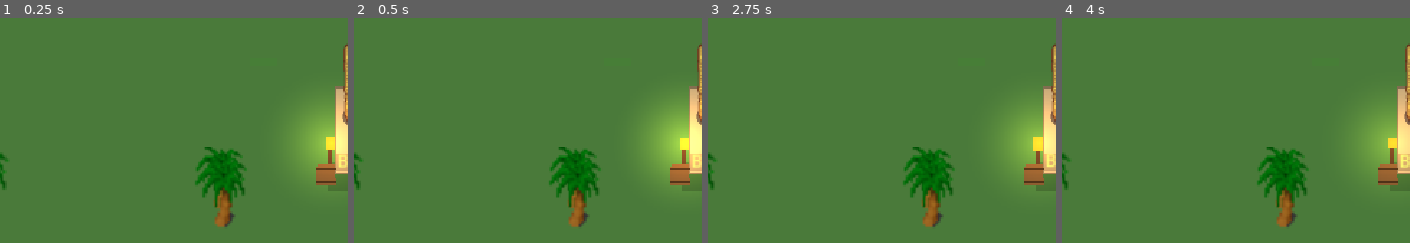
Above: before the commit, frames 1-4 (left to right).
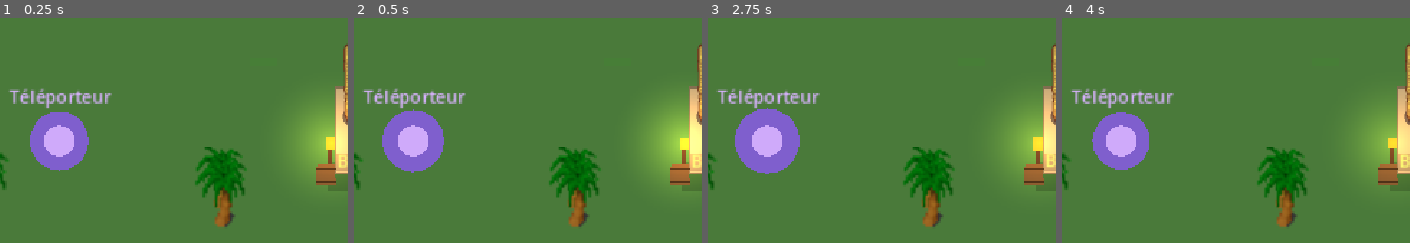
Above: after the commit, the same moments.

Repository: saintstrif13001/riendupout
Game: Godot game, scene res://scenes/World.tscn
The game is run twice, just before and just after one commit, with the same random seed, the same clock (stepped at 60 frames per second) and the same inputs. This scene is started directly instead of the project's main scene.
Inputs (mouse positions are % of the whole screen's width and height, from its top left):
- Up to frame 1 (0.25 s): no input
- Up to frame 2 (0.5 s): no input
- Up to frame 3 (2.75 s): tap Enter at 0.5 s; move the mouse to (68, 45) at 0.52 s; hold D 0.53-1.25 s; tap F at 0.6, 2.3 s; click (68, 45) at 0.67 s; tap Space at 0.77 s; drag from (20, 55) to (37, 70) at 1.27 s; move the mouse to (54, 28) at 2.02 s; hold D from 2.03 s (still down); tap I at 2.1 s; click (54, 28) at 2.17 s
- Up to frame 4 (4 s): release D at 2.75 s; drag from (37, 70) to (8, 35) at 2.77 s; tap Space at 3.5, 3.77 s; move the mouse to (77, 65) at 3.52 s; hold A from 3.53 s (still down); tap O at 3.6 s; click (77, 65) at 3.67 s; tap F at 3.8 s
The pictures show only the part of the screen within x 9-59%, y 45-95%; the shares and areas given below are measured in that part.

The runs differ from the first frame. In frame 1, 4.6% of the frame differs, in the area x 2-33%, y 31-68%; in frame 2, 5.0%; in frame 3, 5.4%, in the area x 2-33%, y 31-70%; in frame 4, 4.4%.
Error in both runs: Invalid access to property or key 'race' on a base object of type 'Dictionary'. (res://scripts/game_state.gd:64)

Commit message:
Ajoute des teleporteurs visibles dans le monde + zoom camera a la molette
Suite au retour direct de l'utilisateur :

- Le voyage rapide n'existait que via un menu abstrait (touche M), sans
  aucun repere visible dans le monde. Ajoute un vrai portail interactif
  par zone (anneau lumineux pulsant, façon "Zaap" Dofus/Wakfu) : s'en
  approcher et appuyer sur F ouvre le meme menu de voyage que la touche M.

- Le zoom de la camera etait totalement fige (1.6 code en dur, aucune
  entree geree). La molette de souris zoome/dezoome maintenant entre
  0.9 et 2.6, avec la meme camera que celle deja utilisee pour le
  smoothing de position.

Tests ajoutes : test_teleporter (un portail par zone, detecte comme
interactible a proximite, F ouvre bien le menu de voyage), test_camera_zoom
(molette haut/bas change le zoom dans le bon sens, bornes min/max
respectees). Regression clean (combat, collision des maisons, economie
villageoise, integrite des donnees).

Diff:
--- a/scripts/tools/capture.gd
+++ b/scripts/tools/capture.gd
@@ -196,6 +196,10 @@
 			hud_o.options_overlay.visible = true
 		elif test_mode == "test_char_customization":
 			_run_char_customization_test()
+		elif test_mode == "test_teleporter":
+			_run_teleporter_test()
+		elif test_mode == "test_camera_zoom":
+			_run_camera_zoom_test()
 		elif test_mode == "test_quit_to_menu":
 			_run_quit_to_menu_test()
 		elif test_mode == "show_player_hit_flash":
@@ -1873,6 +1877,62 @@
 	print("TEST_RESULT all_ok=%s hair_color_persisted=%s default_hair_color_unchanged=%s hair_applied_on_setup=%s hair_applied_on_respawn=%s"
 		% [all_ok, hair_color_persisted, default_hair_color_unchanged, hair_applied_on_setup, hair_applied_on_respawn])
 
+func _run_teleporter_test() -> void:
+	print("TEST_START:teleporter")
+	# Le voyage rapide n'existait que via un menu abstrait (touche M), sans
+	# aucun repère visible dans le monde. Vérifie qu'un portail existe par
+	# zone, qu'il est bien détecté comme interactible (near_target) une fois
+	# le joueur à proximité, et que F ouvre le même menu de voyage que M.
+	var data = root.get_node("/root/Data")
+	var one_per_zone = inst.teleporter_nodes.size() == data.ZONES.size()
+
+	var tp = inst.teleporter_nodes[0]
+	inst.player.global_position = Vector2(tp.x, tp.y)
+	inst.update_near_interactable()
+	var detected_as_nearest = inst.near_target != null and inst.near_target.type == "teleporter"
+
+	var hud = inst.get_node("Hud")
+	hud.travel_overlay.visible = false
+	inst.try_interact()
+	var opens_travel_menu = hud.travel_overlay.visible == true
+
+	print("TEST_RESULT one_per_zone=%s detected_as_nearest=%s opens_travel_menu=%s"
+		% [one_per_zone, detected_as_nearest, opens_travel_menu])
+
+func _run_camera_zoom_test() -> void:
+	print("TEST_START:camera_zoom")
+	# Le niveau de zoom de la camera etait totalement fige (1.6 code en dur,
+	# aucune entree utilisateur geree) : verifie que la molette de souris
+	# zoome/dezoome et que les bornes min/max sont respectees.
+	var cam = inst.player_camera
+	var camera_found = cam != null
+	cam.zoom = Vector2(1.6, 1.6)
+
+	var ev_up = InputEventMouseButton.new()
+	ev_up.button_index = MOUSE_BUTTON_WHEEL_UP
+	ev_up.pressed = true
+	inst._unhandled_input(ev_up)
+	var zoomed_in_on_wheel_up = cam.zoom.x > 1.6
+
+	var ev_down = InputEventMouseButton.new()
+	ev_down.button_index = MOUSE_BUTTON_WHEEL_DOWN
+	ev_down.pressed = true
+	inst._unhandled_input(ev_down)
+	inst._unhandled_input(ev_down)
+	var zoomed_out_on_wheel_down = cam.zoom.x < 1.6
+
+	cam.zoom = Vector2(inst.CAMERA_ZOOM_MAX, inst.CAMERA_ZOOM_MAX)
+	inst._unhandled_input(ev_up)
+	var clamped_at_max = absf(cam.zoom.x - inst.CAMERA_ZOOM_MAX) < 0.001 # Vector2 est en float32, comparaison exacte peu fiable
+
+	cam.zoom = Vector2(inst.CAMERA_ZOOM_MIN, inst.CAMERA_ZOOM_MIN)
+	inst._unhandled_input(ev_down)
+	var clamped_at_min = absf(cam.zoom.x - inst.CAMERA_ZOOM_MIN) < 0.001
+
+	var all_ok = camera_found and zoomed_in_on_wheel_up and zoomed_out_on_wheel_down and clamped_at_max and clamped_at_min
+	print("TEST_RESULT all_ok=%s camera_found=%s zoomed_in_on_wheel_up=%s zoomed_out_on_wheel_down=%s clamped_at_max=%s clamped_at_min=%s"
+		% [all_ok, camera_found, zoomed_in_on_wheel_up, zoomed_out_on_wheel_down, clamped_at_max, clamped_at_min])
+
 func _run_stats_screen_test() -> void:
 	print("TEST_START:stats_screen")
 	# L'inventaire montrait le nom des objets equipes mais jamais de chiffres :
--- a/scripts/world.gd
+++ b/scripts/world.gd
@@ -26,6 +26,11 @@
 var npc_nodes: Array = []
 var gather_nodes: Array = []
 var chest_nodes: Array = []
+var teleporter_nodes: Array = []
+var player_camera: Camera2D = null
+const CAMERA_ZOOM_MIN := 0.9
+const CAMERA_ZOOM_MAX := 2.6
+const CAMERA_ZOOM_STEP := 0.15
 var economy_tick_accum: float = 0.0
 # Économie villageoise simulée : une cueilleuse récolte des herbes, l'alchimiste
 # les transforme en potions en arrière-plan, et le prix en boutique varie selon
@@ -116,6 +121,7 @@
 	canvas_modulate.color = ZONE_LIGHT.get(start_zid, Color(1, 1, 1))
 	build_npcs()
 	refresh_quest_icons()
+	build_teleporters()
 	build_gather_nodes()
 	if char_data.bloodstain: spawn_bloodstain_marker()
 	if is_sim:
@@ -590,6 +596,7 @@
 	cam.position_smoothing_enabled = true
 	player.add_child(cam)
 	cam.make_current()
+	player_camera = cam
 
 const NPC_HAIR_COLORS := [
 	Color(0.25, 0.16, 0.1),  # brun
@@ -599,6 +606,37 @@
 	Color(0.4, 0.12, 0.06),  # roux
 	Color(0.6, 0.6, 0.63),   # gris
 ]
+
+func build_teleporters() -> void:
+	# Le voyage rapide n'existait que via un menu abstrait (touche M) : ajoute
+	# un vrai portail visible et interactif dans chaque zone (façon "Zaap"),
+	# repère de navigation en plus de l'option de menu qui reste disponible.
+	for zid in Data.ZONES.keys():
+		var z = Data.ZONES[zid]
+		var pos = Vector2(z.x0 + 200, Data.WORLD_HEIGHT / 2.0 + 90)
+		var node = Node2D.new()
+		node.position = pos
+		node.z_index = int(pos.y)
+		var ring = Polygon2D.new()
+		ring.polygon = _ring_points(26.0)
+		ring.color = Color(0.55, 0.35, 0.95, 0.8)
+		node.add_child(ring)
+		var inner = Polygon2D.new()
+		inner.polygon = _ring_points(14.0)
+		inner.color = Color(0.85, 0.7, 1.0, 0.9)
+		node.add_child(inner)
+		var tw = create_tween().set_loops()
+		tw.tween_property(ring, "scale", Vector2(1.15, 1.15), 1.0).set_trans(Tween.TRANS_SINE)
+		tw.tween_property(ring, "scale", Vector2(1.0, 1.0), 1.0).set_trans(Tween.TRANS_SINE)
+		var label = Label.new()
+		label.text = "Téléporteur"
+		label.position = Vector2(-45, -52)
+		label.size = Vector2(90, 20)
+		label.horizontal_alignment = HORIZONTAL_ALIGNMENT_CENTER
+		label.add_theme_color_override("font_color", Color(0.85, 0.7, 1.0))
+		node.add_child(label)
+		$Decor.add_child(node)
+		teleporter_nodes.append({"zone": zid, "x": pos.x, "y": pos.y})
 
 func build_npcs() -> void:
 	var npc_body_tex = load("res://assets/sprites/player/body_walk.png")
@@ -835,6 +873,21 @@
 		KEY_E: use_skill(1)
 		KEY_F: try_interact()
 
+func _unhandled_input(event: InputEvent) -> void:
+	# Aucun moyen de zoomer/dézoomer n'existait : le niveau de zoom de la
+	# caméra était figé, aucune adaptation possible aux préférences du joueur
+	# ou à la situation (combat rapproché vs vue d'ensemble).
+	if event is InputEventMouseButton and event.pressed:
+		if event.button_index == MOUSE_BUTTON_WHEEL_UP:
+			_adjust_camera_zoom(CAMERA_ZOOM_STEP)
+		elif event.button_index == MOUSE_BUTTON_WHEEL_DOWN:
+			_adjust_camera_zoom(-CAMERA_ZOOM_STEP)
+
+func _adjust_camera_zoom(delta: float) -> void:
+	if player_camera == null: return
+	var z = clampf(player_camera.zoom.x + delta, CAMERA_ZOOM_MIN, CAMERA_ZOOM_MAX)
+	player_camera.zoom = Vector2(z, z)
+
 # ---------------- Combat ----------------
 func find_enemies_in_range(range_px: float) -> Array:
 	var list := []
@@ -1366,6 +1419,9 @@
 		var b = char_data.bloodstain
 		var d = player.global_position.distance_to(Vector2(b.x, b.y))
 		if d < best_d: best_d = d; nearest = {"type":"bloodstain", "ref": null}
+	for t in teleporter_nodes:
+		var d = player.global_position.distance_to(Vector2(t.x, t.y))
+		if d < best_d: best_d = d; nearest = {"type":"teleporter", "ref": null}
 	near_target = nearest
 	if nearest == null:
 		emit_signal("near_update", "")
@@ -1375,6 +1431,8 @@
 		emit_signal("near_update", nearest.ref.npc.name)
 	elif nearest.type == "chest":
 		emit_signal("near_update", "Ouvrir le coffre")
+	elif nearest.type == "teleporter":
+		emit_signal("near_update", "Voyager")
 	else:
 		emit_signal("near_update", "Récolter")
 
@@ -1406,6 +1464,10 @@
 		open_chest(near_target.ref)
 	elif near_target.type == "bloodstain":
 		reclaim_bloodstain()
+	elif near_target.type == "teleporter":
+		if hud:
+			hud.render_travel()
+			hud.travel_overlay.visible = true
 
 # ---------------- Quêtes ----------------
 func update_quest_progress(kind: String, target_id) -> void:
